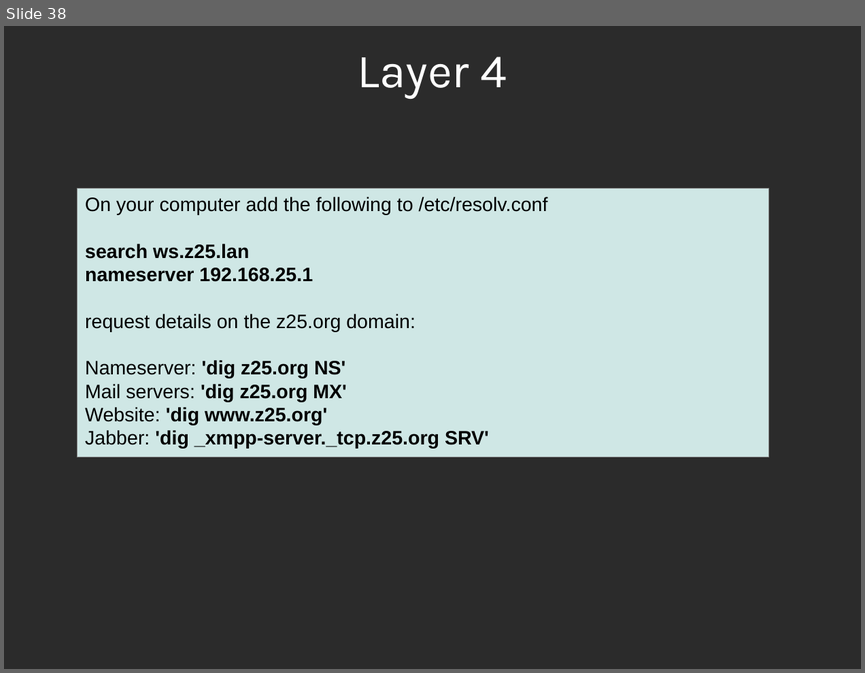
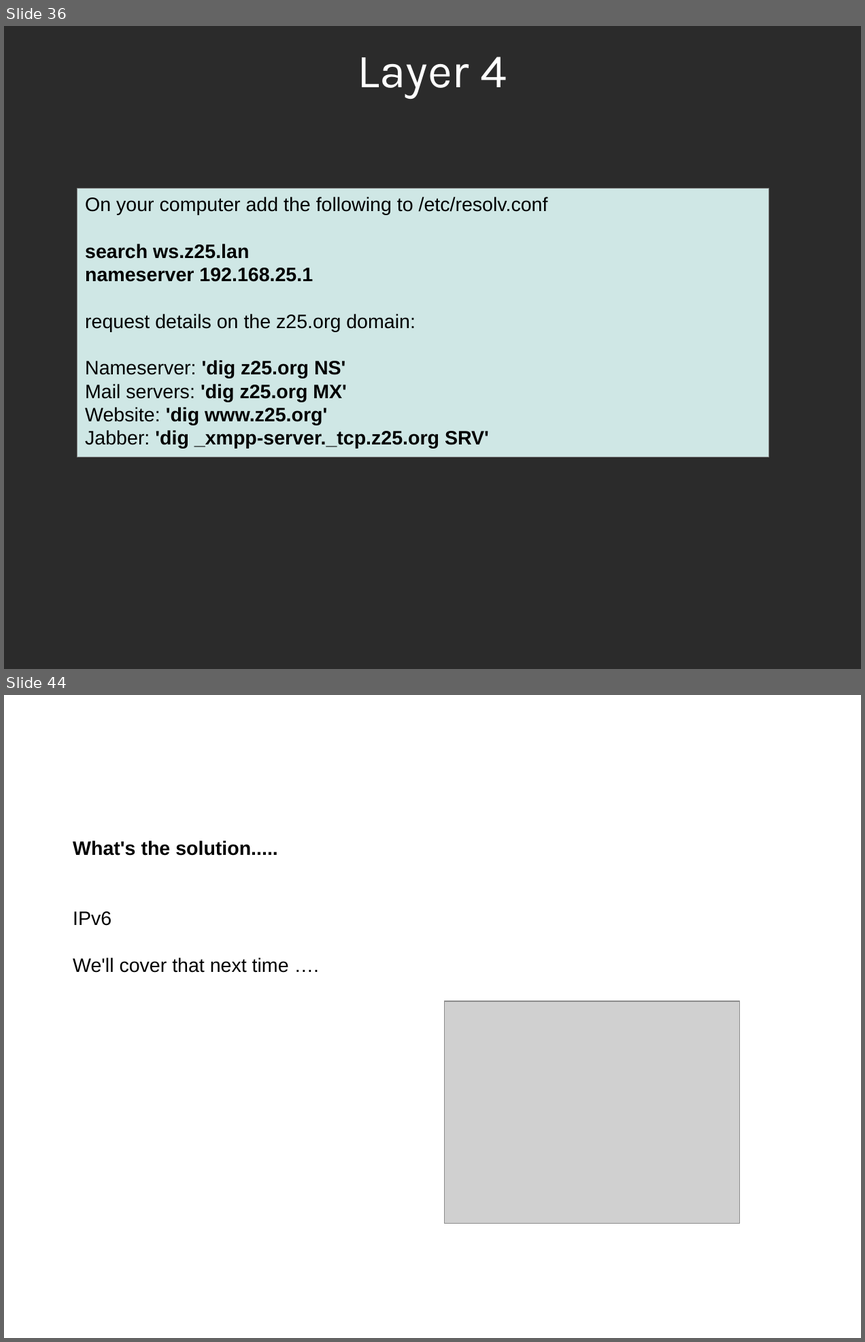
Before and after one commit to sphaero/workshops, a slide deck: Networking/presentation.odp. Shown one above the other, each under a label of ours: slide 38 before the commit, slides 36 and 44 after it; the slides between them are not shown. The pictures are 865x673 and 865x1342 pixels, drawn with LibreOffice and Linux fonts; fonts in the diff are those of the drawing; grey boxes stand for pictures; background and template pictures are left out; a plain dark background stands for a picture behind light text. Boxes give left, top, right and bottom in pixels: in the first picture for what was removed or moved away, otherwise in the second. Text is boxed around its words. In the diff, an @@ line names an element or a change of style, - is before the commit and + after.

```diff
--- a/Networking/presentation.odp
+++ b/Networking/presentation.odp
@@ slide 44 added at (4,695,861,1338), background picture (left out) @@
@@ title added at (47,701,818,775), 44 pt, text #FFFFFF @@
+Trouble
@@ text added at (73,841,289,972), 18 pt, text #000000 @@
+What's the solution.....
+IPv6
+We'll cover that next time ….
@@ picture added at (445,1001,740,1223) @@
@@ what was slide 38 is now slide 36 @@
```
Also in this commit, not shown: 4 slides changed, 7 other slides added, 2 slides removed, 1 other file.
